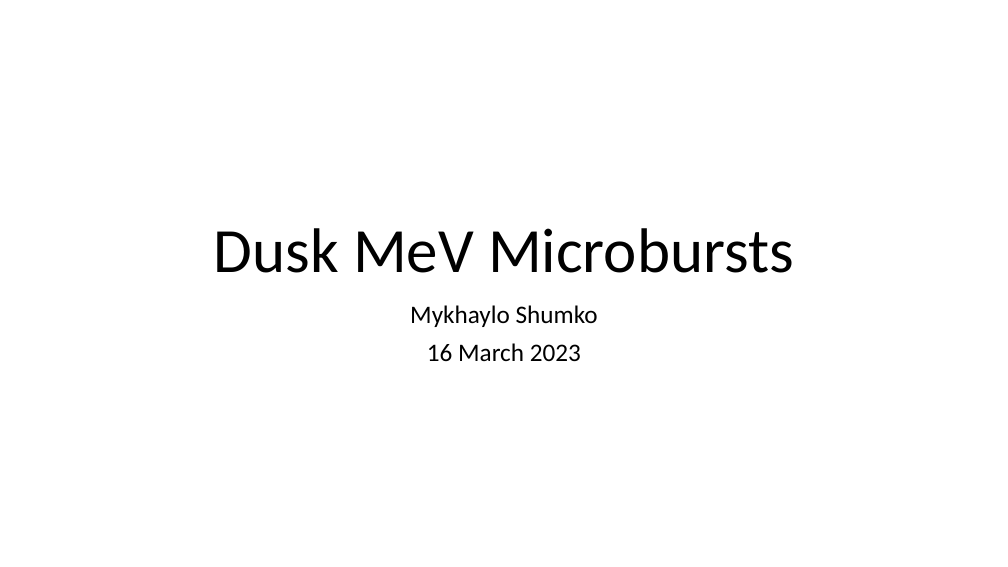
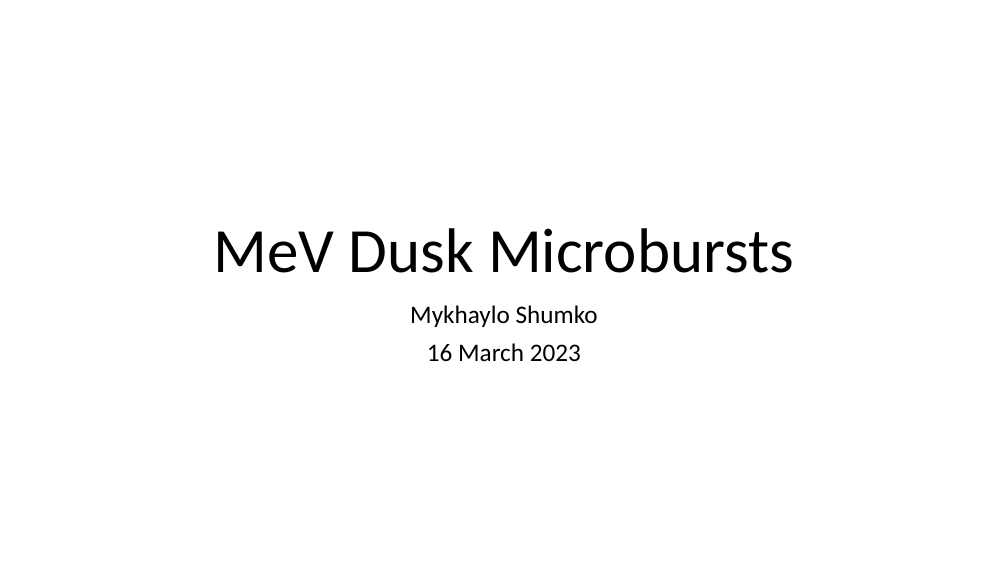
Before and after one commit to mshumko/sampex_microburst_widths, a slide deck: slide 1 of reports/20230316_dusk_microbursts.pptx. Drawn at 1008x567 pixels with LibreOffice and Linux fonts; fonts in the diff are those of the drawing. Boxes give left, top, right and bottom in pixels: in the first picture for what was removed or moved away, otherwise in the second. Text is boxed around its words. In the diff, an @@ line names an element or a change of style, - is before the commit and + after.

```diff
--- a/reports/20230316_dusk_microbursts.pptx
+++ b/reports/20230316_dusk_microbursts.pptx
@@ title at (214, 228, 794, 273): text changed @@
-Dusk MeV Microbursts
+MeV Dusk Microbursts
```
Also in this commit, not shown: 2 other slides changed, 7 slides added, 7 other files.
